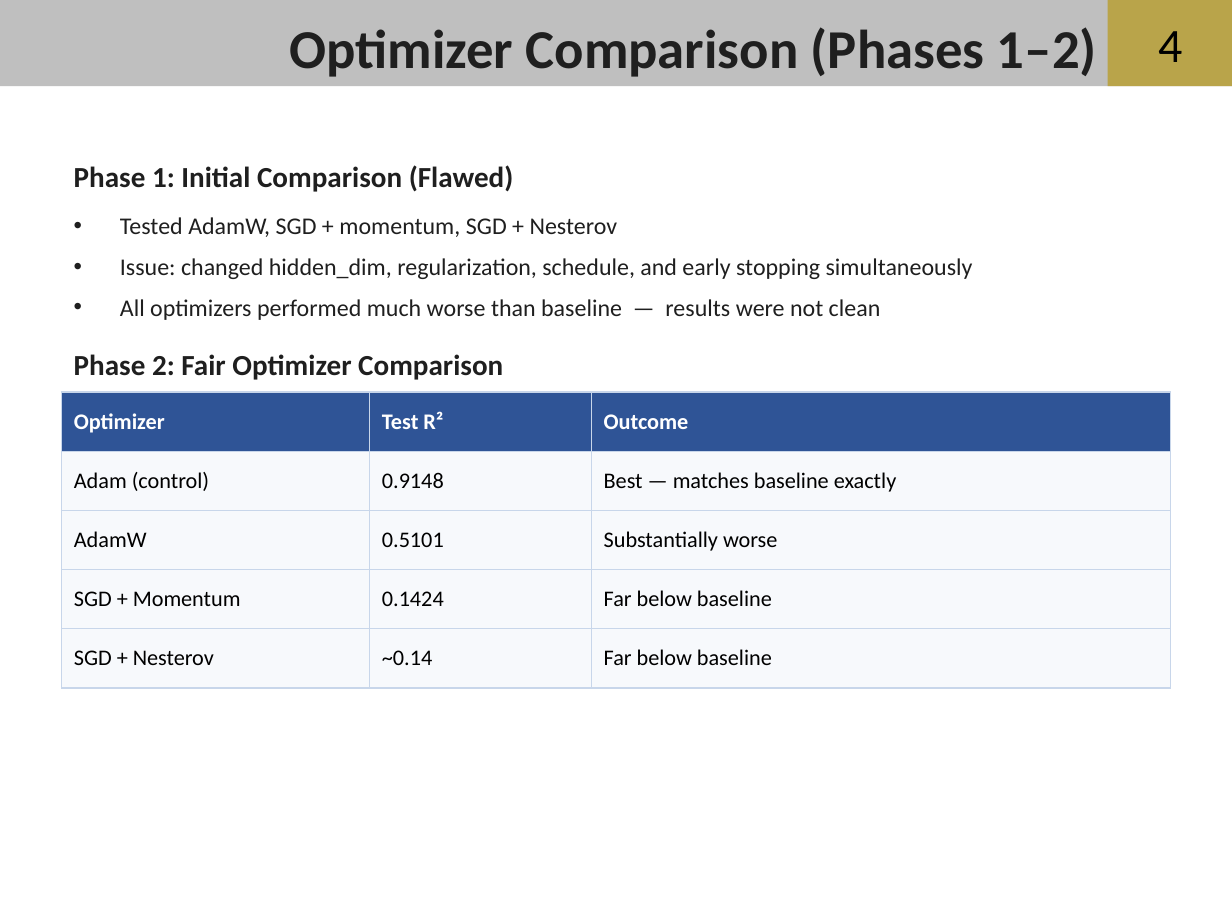
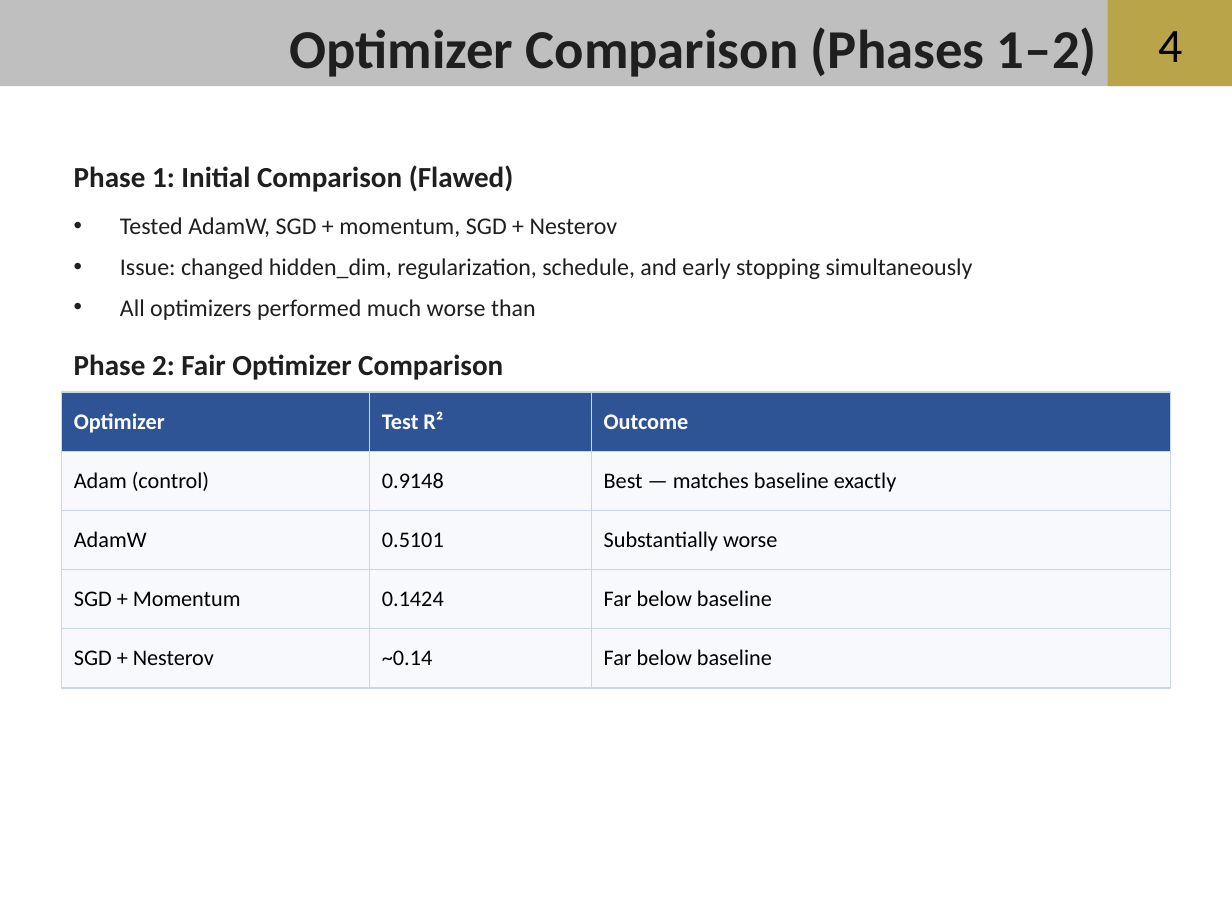
Before and after one commit to aadams2006/NSF-REU-Summer-26, a slide deck: slide 4 of docs/reference_materials/powerpoints/6-30 REU.pptx. Drawn at 1232x924 pixels with LibreOffice and Linux fonts; fonts in the diff are those of the drawing; background and template pictures are left out. Boxes give left, top, right and bottom in pixels: in the first picture for what was removed or moved away, otherwise in the second. Text is boxed around its words. In the diff, an @@ line names an element or a change of style, - is before the commit and + after.

```diff
--- a/docs/reference_materials/powerpoints/6-30 REU.pptx
+++ b/docs/reference_materials/powerpoints/6-30 REU.pptx
@@ text at (120, 299, 536, 320): text changed @@
-• All optimizers performed much worse than baseline — results were not clean
+• All optimizers performed much worse than
```
Also in this commit, not shown: 7 other slides changed, 1 other file.
